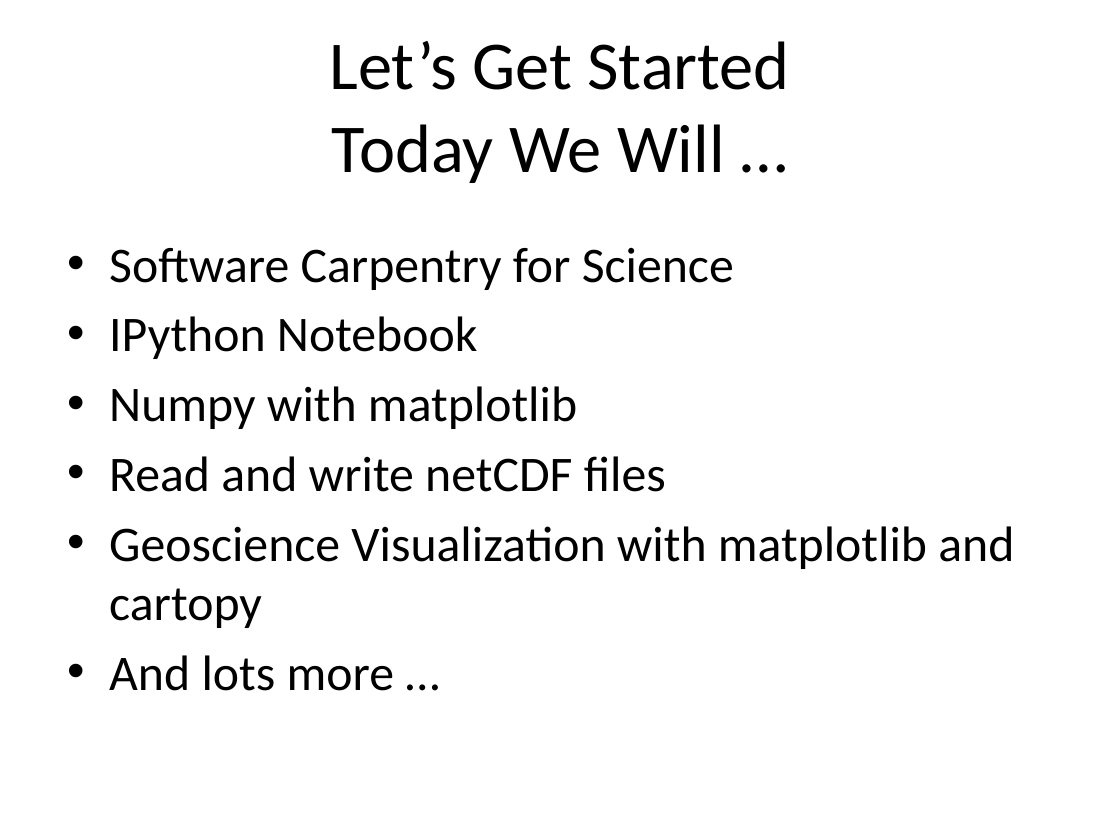
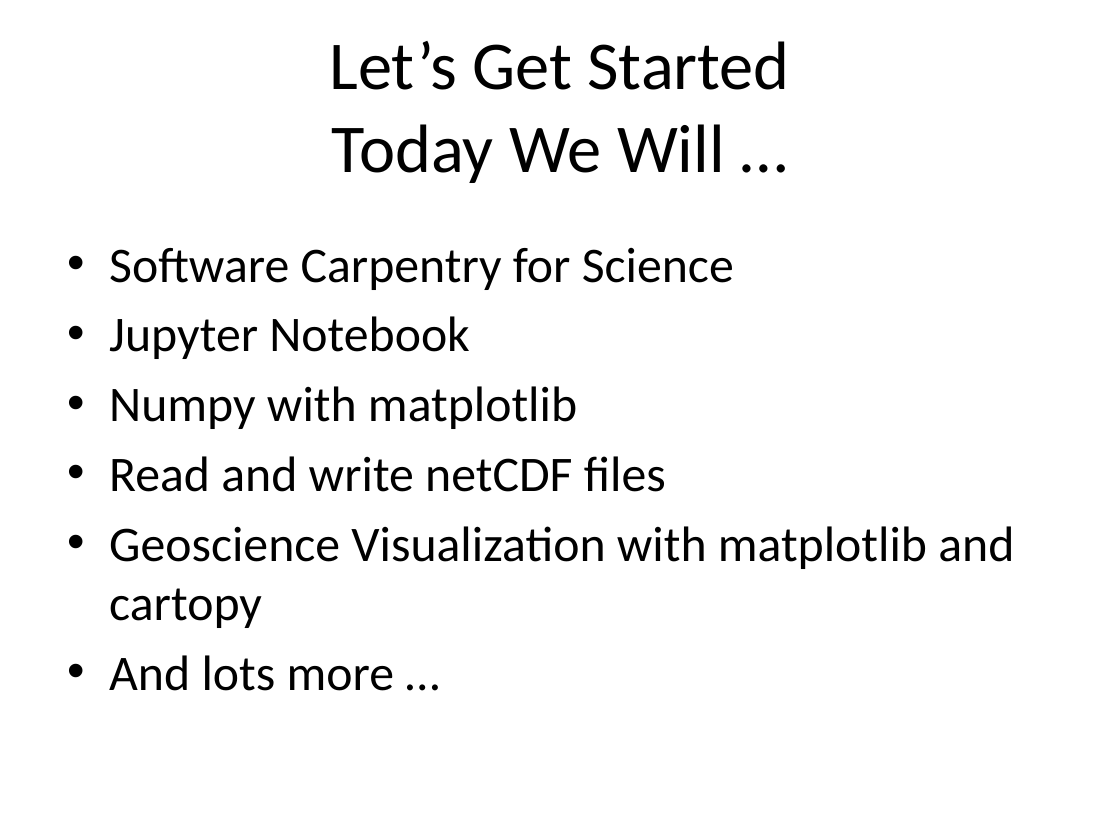
Before and after one commit to Unidata/python-workshop, a slide deck: slide 16 of presentations/Overview.pptx. Drawn at 1120x840 pixels with LibreOffice and Linux fonts; fonts in the diff are those of the drawing; background and template pictures are left out. Boxes give left, top, right and bottom in pixels: in the first picture for what was removed or moved away, otherwise in the second. Text is boxed around its words. In the diff, an @@ line names an element or a change of style, - is before the commit and + after.

Commit message:
Replaced ipython with jupyter in Overview presentation and corresponding pdf

```diff
--- a/presentations/Overview.pptx
+++ b/presentations/Overview.pptx
@@ text at [109, 316, 469, 359]: text changed @@
-• IPython Notebook
+• Jupyter Notebook
```
Also in this commit, not shown: 2 other slides changed, 1 other file.
